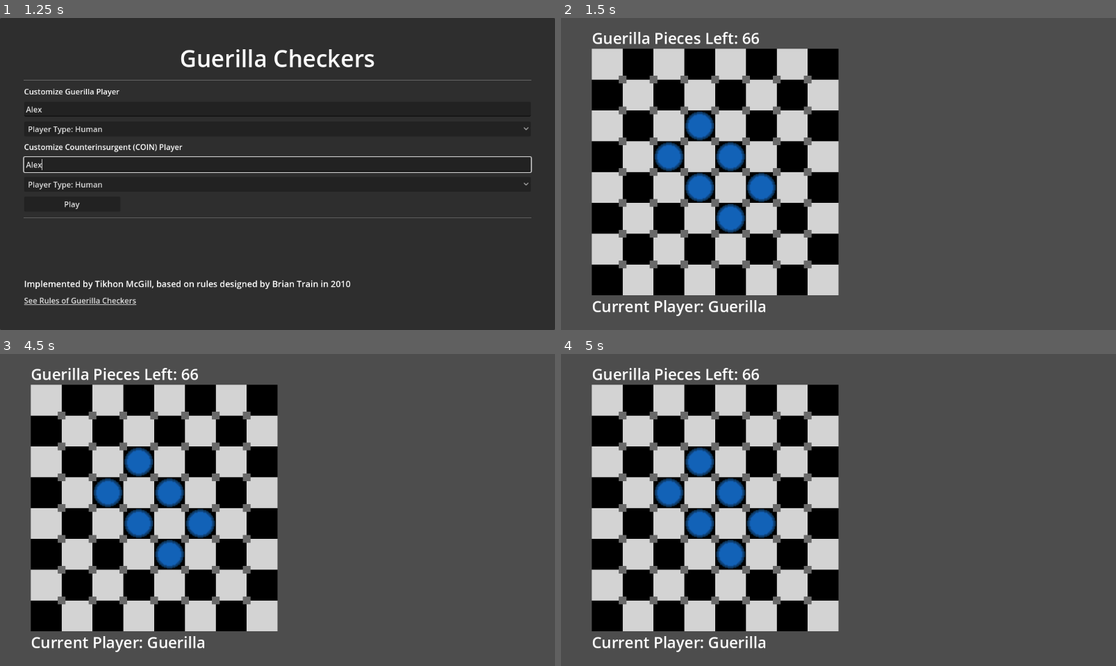
Above: before the commit, frames 1-4 (two rows, left to right).
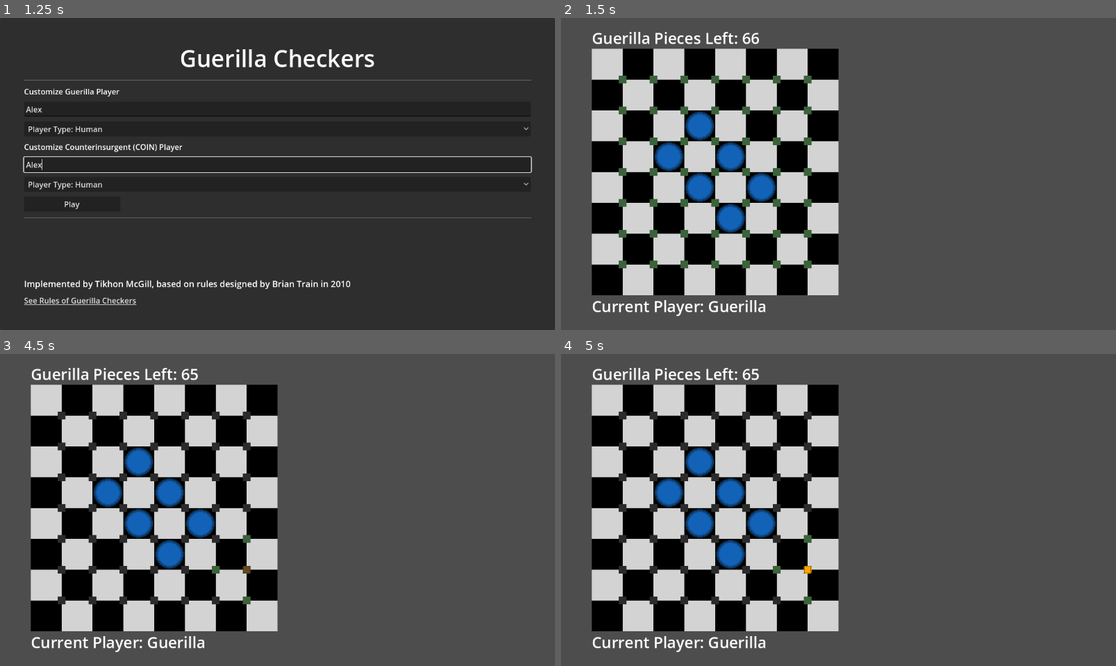
Above: after the commit, the same moments.

Repository: TikhonMcGill/guerilla-checkers
Game: Godot game, scene res://assets/scenes/main_menu/main_menu.tscn
Same seed, same stepped clock (60 frames per second), same inputs: the game is played once before the commit and once after it.
Inputs (mouse positions are in pixels of both pictures, inside the frame that each line leads up to):
- Up to frame 1 (1.25 s): click (277, 108) at 0.52 s; type "Alex" at 0.6 s; click (277, 164) at 0.75 s; type "Alex" at 0.83 s
- Up to frame 2 (1.5 s): click "Play" at 1.25 s
- Up to frame 3 (4.5 s): tap Enter at 2, 3.5 s; move the mouse to (399, 494) at 2.02 s; click (399, 494) at 2.1 s; tap Space at 2.75, 4.25 s; move the mouse to (166, 525) at 2.77 s; click (166, 525) at 2.85 s; move the mouse to (333, 441) at 3.52 s; click (333, 441) at 3.6 s; move the mouse to (249, 572) at 4.27 s; click (249, 572) at 4.35 s
- Up to frame 4 (5 s): no input

Frame 1 is identical in both runs. In frame 2, 1.7% of the frame differs, in the area x 10-46%, y 18-81%; in frame 3, 1.7%, in the area x 10-46%, y 4-81%; in frame 4, 1.7%.

Commit message:
Implement Human Playing as Guerilla

Diff:
--- a/assets/scenes/game_board/game_board.gd
+++ b/assets/scenes/game_board/game_board.gd
@@ -10,10 +10,16 @@
 
 signal mouse_over_tile(tile : Tile)
 signal mouse_over_corner(corner : Corner)
+
+signal mouse_exit_tile
+signal mouse_exit_corner
 
 @export_color_no_alpha var tile_color_1 = Color.LIGHT_GRAY
 @export_color_no_alpha var tile_color_2 = Color.BLACK
 @export_color_no_alpha var corner_color = Color.DIM_GRAY
+
+@export_color_no_alpha var placeable_corner_color = Color.LIGHT_GREEN
+@export_color_no_alpha var moveable_cell_color = Color.GREEN
 
 @export_color_no_alpha var coin_checker_color = Color.DODGER_BLUE
 @export_color_no_alpha var guerilla_piece_color = Color.ORANGE
@@ -76,10 +82,13 @@
 
 			var tile = _create_tile(col,Vector2i(x,y))
 
+
 			#It is at the second color (e.g. the blacks) that the COIN Checkers are placed,
 			#So we keep track of those specifically
 			if col1 == false:
 				cells.append(tile)
+				tile.mouse_entered_tile.connect(handle_mouse_tile_enter)
+				tile.mouse_exited.connect(handle_mouse_tile_exit)
 				if label_cells == true:
 					tile.get_node("Label").text = str(len(cells)-1)
 
@@ -143,8 +152,6 @@
 
 	new_tile.color = _tile_col
 
-	new_tile.mouse_entered_tile.connect(handle_mouse_tile_enter)
-
 	tiles.add_child(new_tile)
 
 	return new_tile
@@ -159,10 +166,23 @@
 	new_corner.color = corner_color
 
 	new_corner.mouse_entered_corner.connect(handle_mouse_corner_enter)
+	new_corner.mouse_exited.connect(handle_mouse_corner_exit)
 
 	corners.add_child(new_corner)
 
 	return new_corner
+
+##Function to color the board by default
+func default_color_board():
+	for corner : Corner in corners.get_children():
+		corner.modulate = corner_color
+
+	for cell_tile : Tile in cells:
+		cell_tile.modulate = tile_color_2
+
+##Function to get the index of the Corner from the board
+func get_corner_index(corner : Corner) -> int:
+	return corner.get_index()
 
 ##Function to create a COIN Checker at a specific cell
 func _create_coin_checker(cell : int) -> CoinChecker:
@@ -223,11 +243,20 @@
 func handle_mouse_tile_enter(tile : Tile):
 	mouse_over_tile.emit(tile)
 
+func handle_mouse_tile_exit():
+	mouse_exit_tile.emit()
+
 func handle_mouse_corner_enter(corner : Corner):
 	mouse_over_corner.emit(corner)
 
+func handle_mouse_corner_exit():
+	mouse_exit_corner.emit()
+
 func get_cell_tile(cell : int) -> Tile:
 	return cells[cell]
+
+func get_graphical_corner(corner : int) -> Corner:
+	return corners.get_child(corner)
 
 func _on_game_state_guerilla_piece_placed(corner : int):
 	var new_piece := _create_guerilla_piece(corner,false)
--- a/assets/scenes/game_scene/game_scene.gd
+++ b/assets/scenes/game_scene/game_scene.gd
@@ -46,6 +46,7 @@
 		var new_human_guerilla := HUMAN_PLAYER_SCENE.instantiate()
 		add_child(new_human_guerilla)
 		guerilla_player = new_human_guerilla
+		guerilla_player.setup_ui(game_board)
 	elif guerilla_type == GameManager.PLAYER_TYPE.RANDOM:
 		var new_random_guerilla := RANDOM_PLAYER_SCENE.instantiate()
 		add_child(new_random_guerilla)
@@ -55,6 +56,7 @@
 		var new_human_coin := HUMAN_PLAYER_SCENE.instantiate()
 		add_child(new_human_coin)
 		coin_player = new_human_coin
+		coin_player.setup_ui(game_board)
 	elif coin_type == GameManager.PLAYER_TYPE.RANDOM:
 		var new_random_coin := RANDOM_PLAYER_SCENE.instantiate()
 		add_child(new_random_coin)
@@ -97,6 +99,7 @@
 
 func simulate_move(move : Move) -> void:
 	game_state.take_move(move)
+	game_board.default_color_board()
 
 	if game_state.get_current_player() == GameState.PLAYER.GUERILLA:
 		guerilla_player.do_move()
--- a/assets/scenes/player/human_player/human_player.gd
+++ b/assets/scenes/player/human_player/human_player.gd
@@ -1,3 +1,49 @@
 extends Player
 
 class_name HumanPlayer
+
+var game_board : GameBoard
+
+var selected_corner : Corner = null;
+var selected_tile : Tile = null;
+
+func _process(delta):
+	prepare_graphics()
+
+func prepare_graphics():
+	if game_state.get_current_player() == my_type:
+		if is_guerilla() == true:
+			setup_guerilla_graphics()
+
+func setup_guerilla_graphics():
+	var placeable_corners = game_state.get_placeable_corners()
+
+	for g in range(len(game_board.corners.get_children())):
+		var corner : Corner = game_board.corners.get_child(g)
+		if g in placeable_corners:
+			corner.modulate = game_board.placeable_corner_color
+		else:
+			corner.modulate = game_board.corner_color
+
+func setup_ui(_board : GameBoard):
+	game_board = _board
+
+	if is_guerilla() == true:
+		game_board.mouse_over_corner.connect(_select_corner)
+		game_board.mouse_exit_corner.connect(_deselect_corner)
+
+func _input(event):
+	if Input.is_action_just_pressed("left_click") == true and is_my_turn() == true:
+		if is_guerilla() == true and selected_corner != null:
+			var move = GuerillaPiecePlacementMove.new(game_board.get_corner_index(selected_corner))
+			move_taken.emit(move)
+
+		#Check for Is Instance Valid with Checker
+
+func _select_corner(corner : Corner):
+	if corner.modulate == game_board.placeable_corner_color:
+		selected_corner = corner
+
+func _deselect_corner():
+	if selected_corner != null:
+		selected_corner = null
--- a/assets/scenes/player/player.gd
+++ b/assets/scenes/player/player.gd
@@ -12,3 +12,12 @@
 
 func do_move() -> void:
 	pass
+
+func is_guerilla() -> bool:
+	return my_type == GameState.PLAYER.GUERILLA
+
+func is_coin() -> bool:
+	return my_type == GameState.PLAYER.COIN
+
+func is_my_turn() -> bool:
+	return game_state.get_current_player() == my_type
--- a/project.godot
+++ b/project.godot
@@ -26,6 +26,11 @@
 "events": [Object(InputEventKey,"resource_local_to_scene":false,"resource_name":"","device":-1,"window_id":0,"alt_press …(182 unchanged characters)…
 ]
 }
+left_click={
+"deadzone": 0.5,
+"events": [Object(InputEventMouseButton,"resource_local_to_scene":false,"resource_name":"","device":-1,"window_id":0,"alt_pressed":false,"shift_pressed":false,"ctrl_pressed":false,"meta_pressed":false,"button_mask":0,"position":Vector2(0, 0),"global_position":Vector2(0, 0),"factor":1.0,"button_index":1,"canceled":false,"pressed":false,"double_click":false,"script":null)
+]
+}
 
 [rendering]
 
Not shown, changed: Plans.txt
